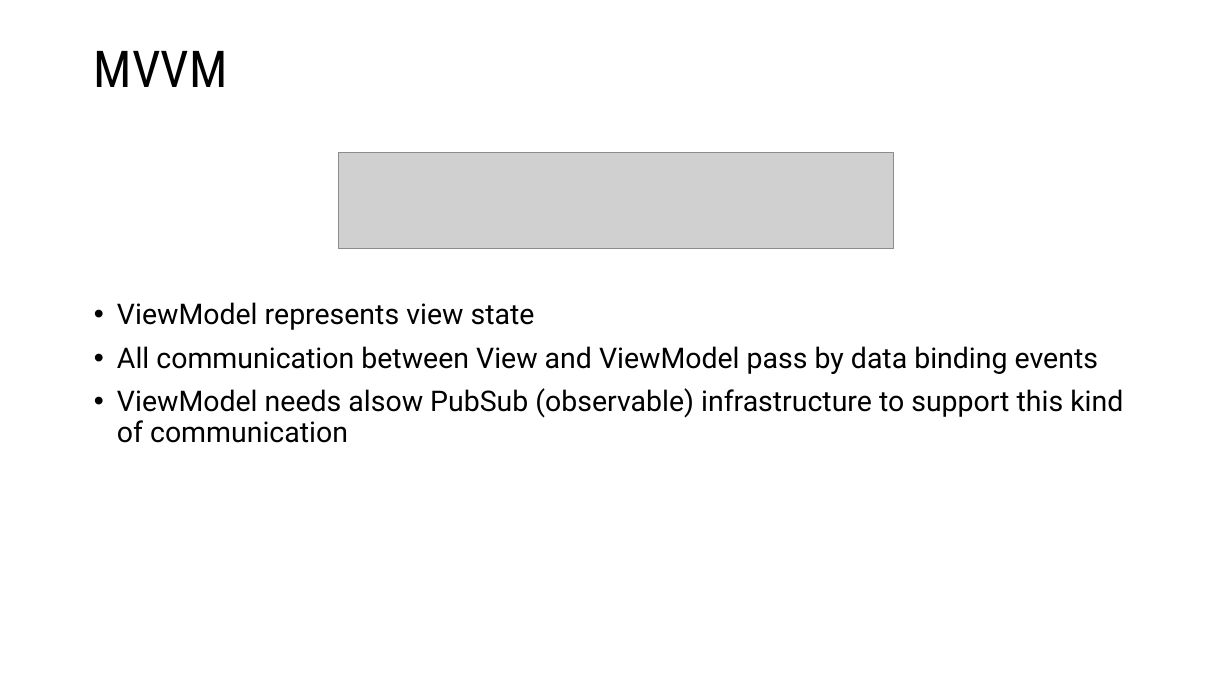
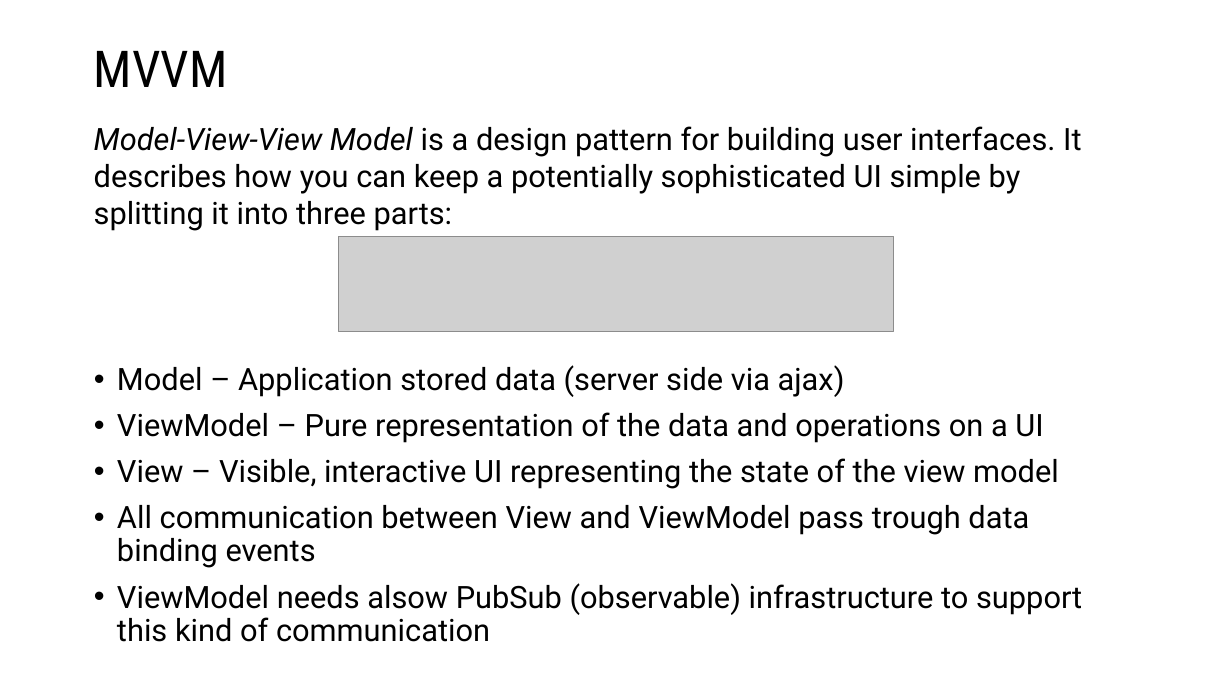
Before and after one commit to vba/presentations, a slide deck: slide 6 of knockout.js/knockout.js.pptx (slide 5 before the commit). Drawn at 1232x693 pixels with LibreOffice and Linux fonts; fonts in the diff are those of the drawing; grey boxes stand for pictures. Boxes give left, top, right and bottom in pixels: in the first picture for what was removed or moved away, otherwise in the second. Text is boxed around its words. In the diff, an @@ line names an element or a change of style, - is before the commit and + after.

```diff
--- a/knockout.js/knockout.js.pptx
+++ b/knockout.js/knockout.js.pptx
@@ text added at bbox=[94, 126, 1081, 231], 24 pt, text #000000 @@
+Model-View-View Model is a design pattern for building user interfaces. It describes how you can keep a potentially sophisticated UI simple by splitting it into three parts:
@@ picture: place and size @@
-picture at bbox=[338, 153, 894, 249]
+picture at bbox=[338, 236, 894, 331]
@@ text "Model – Application stored data ...": place and size @@
-text "Model – Application stored data ..." at bbox=[117, 302, 1123, 443]
+text "Model – Application stored data ..." at bbox=[117, 365, 1082, 642]
@@ text at bbox=[117, 365, 1059, 568]: text changed; size 22.2 to 24 pt @@
-• ViewModel represents view state
-• All communication between View and ViewModel pass by data binding events
+• Model – Application stored data (server side via ajax)
+• ViewModel – Pure representation of the data and operations on a UI
+• View – Visible, interactive UI representing the state of the view model
+• All communication between View and ViewModel pass trough data binding events
@@ text at bbox=[117, 583, 1082, 642]: size 22.2 to 24 pt in "ViewModel needs alsow PubSub (observable) infrastructure to ..." @@
```
Also in this commit, not shown: 2 other slides changed, 4 slides added.
